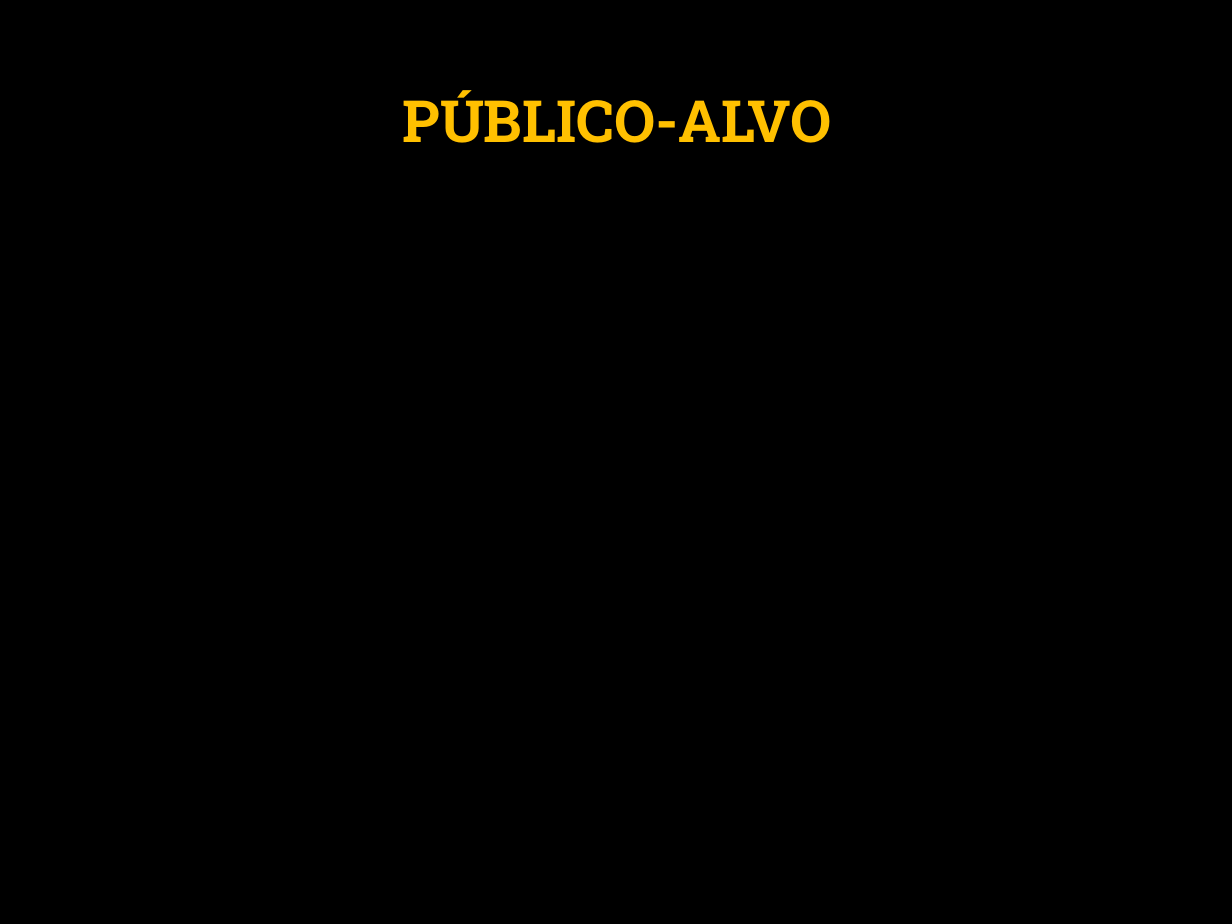
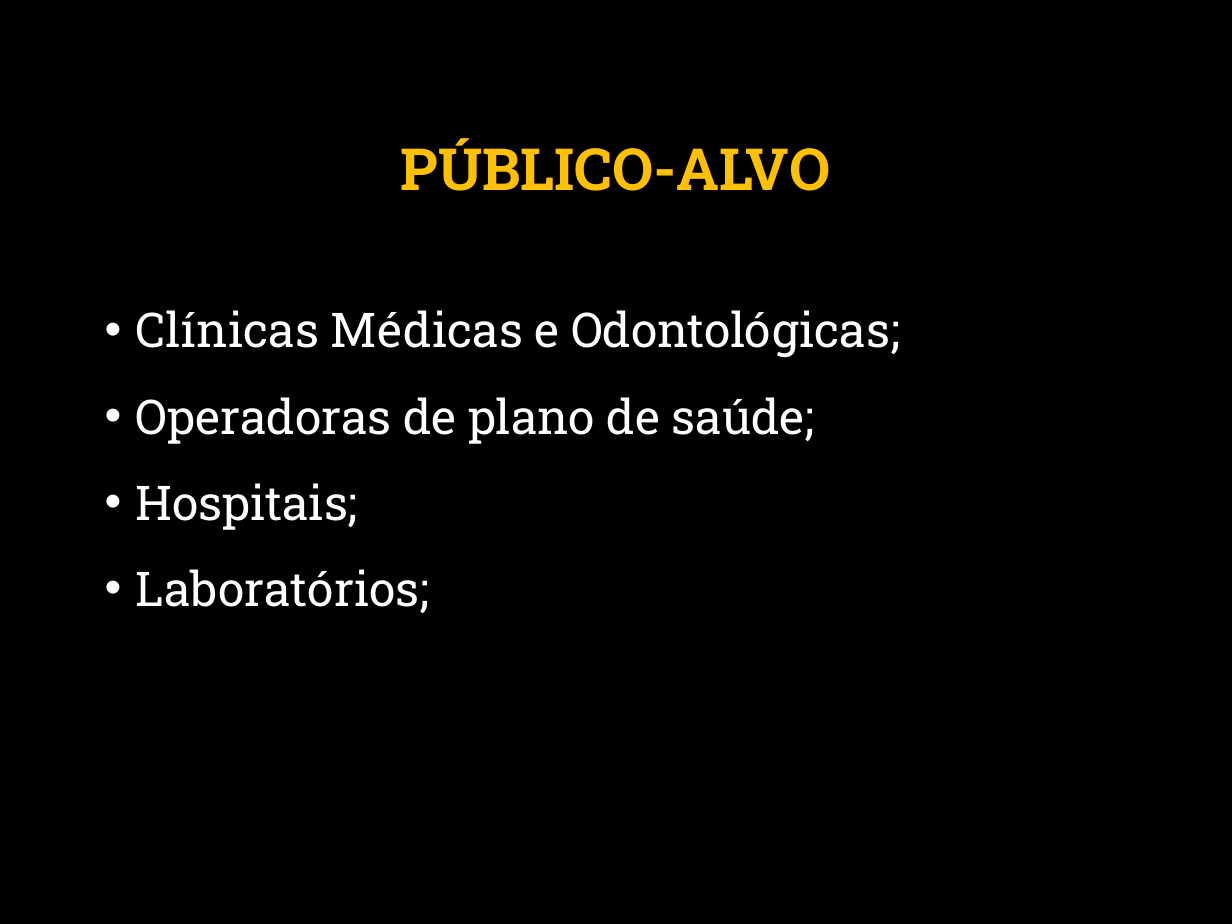
Before and after one commit to BrunoFelix/Restoran, a slide deck: slide 12 of Docs/Apresentação ANS Sistemas (Fundamentos da Gestao).pptx. Drawn at 1232x924 pixels with LibreOffice and Linux fonts; fonts in the diff are those of the drawing; background and template pictures are left out. Boxes give left, top, right and bottom in pixels: in the first picture for what was removed or moved away, otherwise in the second. Text is boxed around its words. In the diff, an @@ line names an element or a change of style, - is before the commit and + after.

```diff
--- a/Docs/Apresentação ANS Sistemas (Fundamentos da Gestao).pptx
+++ b/Docs/Apresentação ANS Sistemas (Fundamentos da Gestao).pptx
@@ title "PÚBLICO-ALVO": place and size @@
-title "PÚBLICO-ALVO" at (402, 90, 832, 143)
+title "PÚBLICO-ALVO" at (401, 138, 831, 191)
@@ text added at (135, 310, 900, 613), 28 pt, text #FFFFFF @@
+• Clínicas Médicas e Odontológicas;
+• Operadoras de plano de saúde;
+• Hospitais;
+• Laboratórios;
```
Also in this commit, not shown: 6 other slides changed, 2 slides added, 2 slides removed.
